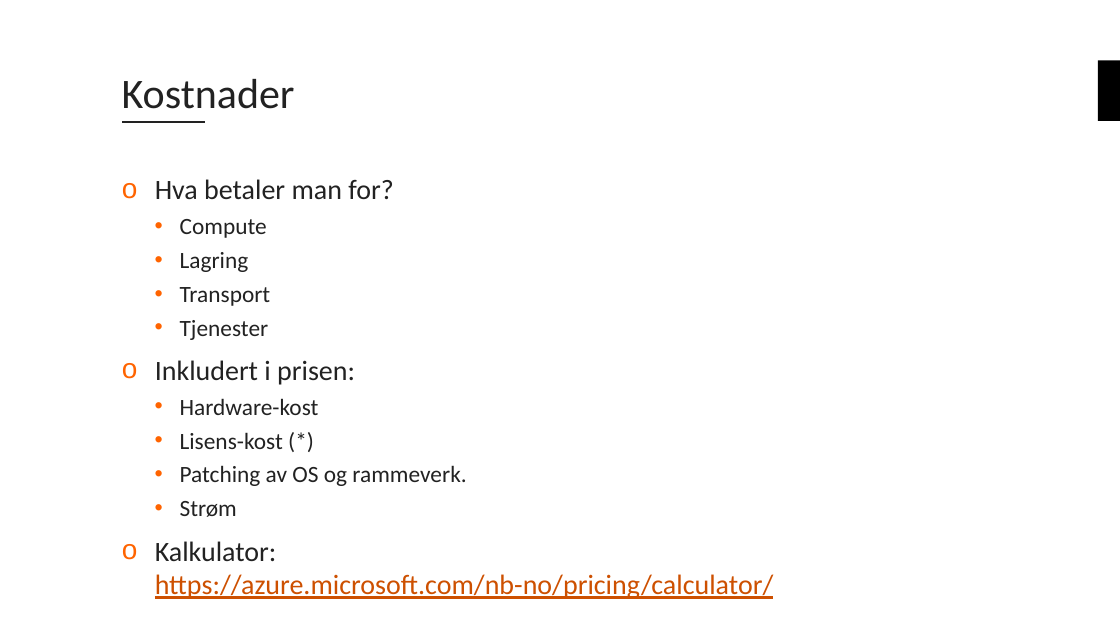
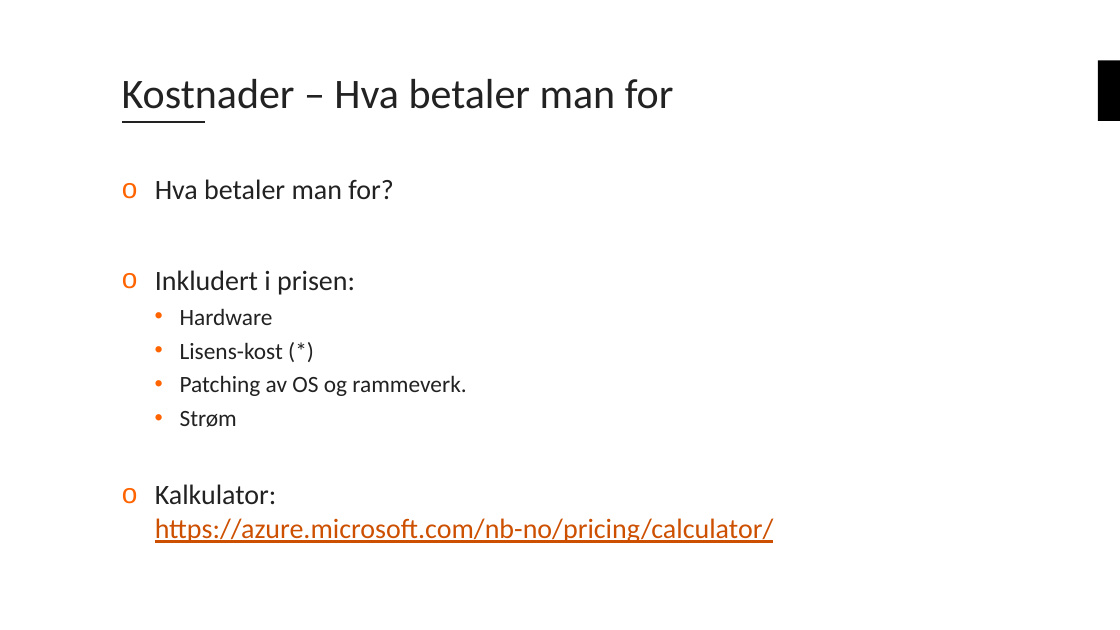
Before and after one commit to bouvet/azure-workshops, a slide deck: slide 11 of Workshop_1/Presentation/Azureskolen-Workshop#1.pptx. Drawn at 1120x630 pixels with LibreOffice and Linux fonts; fonts in the diff are those of the drawing; background and template pictures are left out. Boxes give left, top, right and bottom in pixels: in the first picture for what was removed or moved away, otherwise in the second. Text is boxed around its words. In the diff, an @@ line names an element or a change of style, - is before the commit and + after.

```diff
--- a/Workshop_1/Presentation/Azureskolen-Workshop#1.pptx
+++ b/Workshop_1/Presentation/Azureskolen-Workshop#1.pptx
@@ title at <box>122,79,674,109</box>: text changed @@
-Kostnader
+Kostnader – Hva betaler man for
@@ text at <box>180,219,271,340</box>: paragraphs removed @@
-  • Compute
-  • Lagring
-  • Transport
-  • Tjenester
@@ text at <box>180,308,273,325</box>: text changed @@
-  • Hardware-kost
+  • Hardware
```
Also in this commit, not shown: 7 other slides changed, 1 slide added, 1 slide removed, 4 other files.
